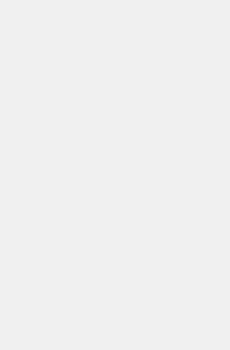
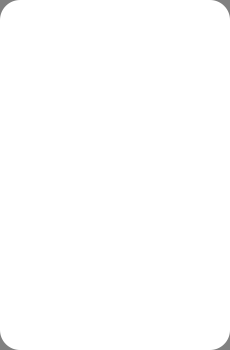
Layer changes from the first 230px x 350px image to the second:
removed layer "background" over <box>0,0,230,350</box>
added layer "Rektangel 1" above "Card Templates (hide)" over <box>0,0,230,350</box>
